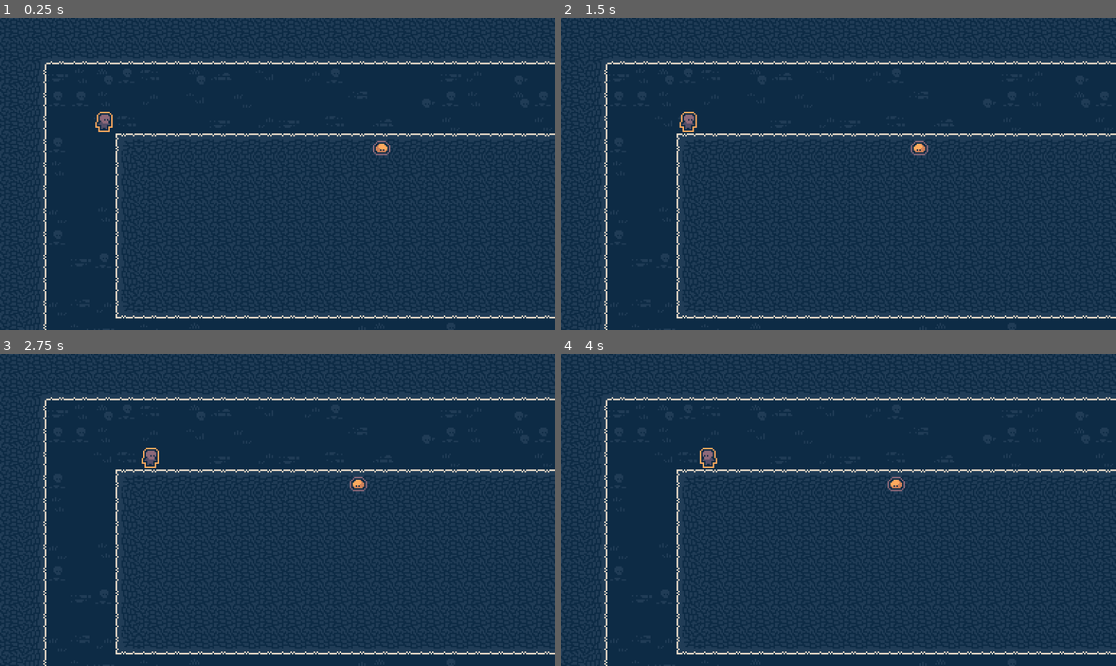
Above: before the commit, frames 1-4 (two rows, left to right).
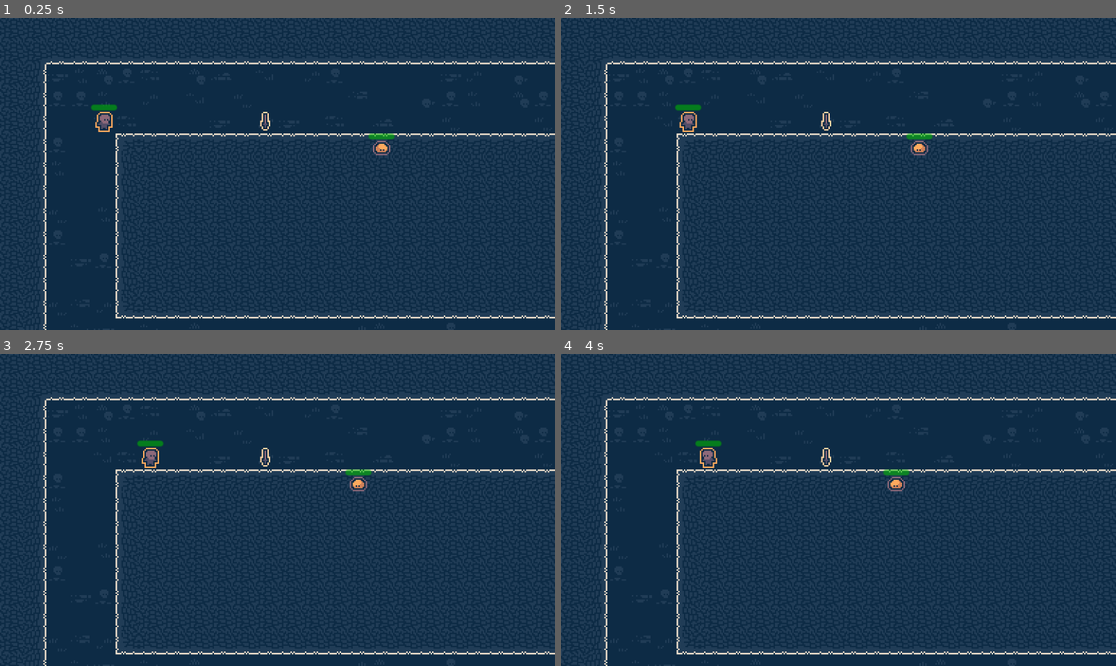
Above: after the commit, the same moments.

Repository: TheArespi/TreasureHunter
Game: Godot game, scene res://Scene/Rooms/Dungeon/dungeon.tscn
The game is run twice, just before and just after one commit, with the same random seed, the same clock (stepped at 60 frames per second) and the same inputs.
Inputs:
- Up to frame 1 (0.25 s): no input
- Up to frame 2 (1.5 s): tap Enter at 0.5 s; hold D (Right) 0.53-1.28 s; hold S (Down) from 1.28 s (still down)
- Up to frame 3 (2.75 s): tap Space at 2 s; release S (Down) at 2.03 s; hold D (Right) from 2.03 s (still down)
- Up to frame 4 (4 s): release D (Right) at 2.78 s; hold W (Up) 2.78-3.53 s; tap Enter at 3.5 s; hold A (Left) from 3.53 s (still down)

The runs differ from the first frame. In frame 1, 0.2% of the frame differs, in the area x 16-72%, y 27-39%; in frame 2, 0.2%; in frame 3, 0.2%; in frame 4, 0.2%, in the area x 24-63%, y 27-39%.

Commit message:
Implement Combat System with weapons

Diff:
--- /dev/null
+++ b/Scene/Components/CombatInformation/combat_information.gd
@@ -0,0 +1,9 @@
+extends Node
+
+@export var base_damage: int = 10
+@export var weapon: Weapon = null
+
+func calculate_damage():
+	if weapon != null:
+		return weapon.base_damage
+	return base_damage
--- /dev/null
+++ b/Scene/Components/CombatInformation/combat_information.tscn
@@ -0,0 +1,6 @@
+[gd_scene load_steps=2 format=3 uid="uid://qsijus5u6tt3"]
+
+[ext_resource type="Script" path="res://Scene/Components/CombatInformation/combat_information.gd" id="1_vd6vq"]
+
+[node name="CombatInformation" type="Node"]
+script = ExtResource("1_vd6vq")
--- a/Scene/Components/GridBasedMovement/grid_based_movement.gd
+++ b/Scene/Components/GridBasedMovement/grid_based_movement.gd
@@ -31,9 +31,13 @@
 	if !moving:
 		if get_owner().position.distance_to(target_position) > minimum_distance:
 			if facing_raycast.is_colliding():
+				if facing_raycast.get_collider().get_node("Interactable") != null:
+					var interactor = get_owner().get_node("EntityInformation").entity_name
+					var interacted = facing_raycast.get_collider().get_node("EntityInformation").entity_name
+					GlobalStuff.interaction.emit(interactor, interacted)
+
 				target_position = get_owner().position
 				stopped_moving.emit()
-				#if there is an interactable, interact
 			else:
 				moving = true
 				started_moving.emit()
@@ -62,7 +66,57 @@
 			target_position.y += tile_size
 			facing_raycast = south_raycast
 
-# will return an array of interactable or null [ NORTH, EAST, SOUTH, WEST ]
+# will return an array of entity name or "" [ NORTH, EAST, SOUTH, WEST ]
 func check_interactable():
-	var north_interactable = null
-	#TODO: make interactable component
+	var north_interactable = ""
+	var raycast_colliding = north_raycast.is_colliding()
+	var collider_has_interactable = north_raycast.get_collider().get_node("Interactable") != null
+	if raycast_colliding && collider_has_interactable:
+		north_interactable = north_raycast.get_collider().get_node("EntityInformation").entity_name
+
+	var east_interactable = ""
+	raycast_colliding = east_raycast.is_colliding()
+	collider_has_interactable = east_raycast.get_collider().get_node("Interactable") != null
+	if raycast_colliding && collider_has_interactable:
+		east_interactable = east_raycast.get_collider().get_node("EntityInformation").entity_name
+
+	var south_interactable = ""
+	raycast_colliding = south_raycast.is_colliding()
+	collider_has_interactable = south_raycast.get_collider().get_node("Interactable") != null
+	if raycast_colliding && collider_has_interactable:
+		south_interactable = south_raycast.get_collider().get_node("EntityInformation").entity_name
+
+	var west_interactable = ""
+	raycast_colliding = west_raycast.is_colliding()
+	collider_has_interactable = west_raycast.get_collider().get_node("Interactable") != null
+	if raycast_colliding && collider_has_interactable:
+		west_interactable = west_raycast.get_collider().get_node("EntityInformation").entity_name
+
+	return [north_interactable, east_interactable, south_interactable, west_interactable]
+
+func can_interact(direction: String):
+	var raycast_colliding: bool
+	var collider_has_interactable: bool
+
+	if direction == "north":
+		raycast_colliding = north_raycast.is_colliding()
+		collider_has_interactable = north_raycast.get_collider().get_node("Interactable") != null
+		if raycast_colliding && collider_has_interactable:
+			return true
+	elif direction == "east":
+		raycast_colliding = east_raycast.is_colliding()
+		collider_has_interactable = east_raycast.get_collider().get_node("Interactable") != null
+		if raycast_colliding && collider_has_interactable:
+			return true
+	elif direction == "south":
+		raycast_colliding = south_raycast.is_colliding()
+		collider_has_interactable = south_raycast.get_collider().get_node("Interactable") != null
+		if raycast_colliding && collider_has_interactable:
+			return true
+	elif direction == "west":
+		raycast_colliding = west_raycast.is_colliding()
+		collider_has_interactable = west_raycast.get_collider().get_node("Interactable") != null
+		if raycast_colliding && collider_has_interactable:
+			return true
+
+	return false
--- /dev/null
+++ b/Scene/Components/Health/health.gd
@@ -0,0 +1,24 @@
+extends Node2D
+
+@export var max_health: int = 100
+
+var current_health: int
+
+signal health_reached_zero
+
+func _ready():
+	$HealthBar.max_value = max_health
+	set_current_health(max_health)
+
+func set_current_health(value: int):
+	current_health = value
+	$HealthBar.value = value
+
+func damage(amount: int):
+	if amount > current_health:
+		current_health = 0
+
+	set_current_health(current_health - amount)
+
+	if current_health == 0:
+		health_reached_zero.emit()
--- /dev/null
+++ b/Scene/Components/Health/health.tscn
@@ -0,0 +1,22 @@
+[gd_scene load_steps=2 format=3 uid="uid://cqddavgwxy6te"]
+
+[ext_resource type="Script" path="res://Scene/Components/Health/health.gd" id="1_dmsd1"]
+
+[node name="Health" type="Node2D"]
+script = ExtResource("1_dmsd1")
+
+[node name="HealthBar" type="ProgressBar" parent="."]
+modulate = Color(0, 1, 0, 1)
+anchors_preset = 7
+anchor_left = 0.5
+anchor_top = 1.0
+anchor_right = 0.5
+anchor_bottom = 1.0
+offset_left = -9.0
+offset_top = -4.0
+offset_right = 9.0
+grow_horizontal = 2
+grow_vertical = 0
+step = 1.0
+value = 100.0
+show_percentage = false
--- /dev/null
+++ b/Scene/Components/Interactable/InteractableBehaviour/AcquirableInteraction/acquirable_interaction.gd
@@ -0,0 +1,7 @@
+extends Node
+
+signal acquired
+
+func interact(interactor: String, interacted: String):
+	if interactor == "Player":
+		acquired.emit()
--- /dev/null
+++ b/Scene/Components/Interactable/InteractableBehaviour/AcquirableInteraction/acquirable_interaction.tscn
@@ -0,0 +1,6 @@
+[gd_scene load_steps=2 format=3 uid="uid://cdp7mv8y3sa1v"]
+
+[ext_resource type="Script" path="res://Scene/Components/Interactable/InteractableBehaviour/AcquirableInteraction/acquirable_interaction.gd" id="1_sgqfv"]
+
+[node name="AcquirableInteraction" type="Node"]
+script = ExtResource("1_sgqfv")
--- /dev/null
+++ b/Scene/Components/Interactable/InteractableBehaviour/DamageableInteraction/damageable_interaction.gd
@@ -0,0 +1,15 @@
+extends Node
+
+@export var health = Node
+@export var combat_information = Node
+
+func interact(interactor: String, interacted: String):
+	if interactor == "Player":
+		health.damage(GlobalStuff.entities[interactor].get_node("CombatInformation").calculate_damage())
+	if interactor != "Player" and interacted == "Player":
+		health.damage(GlobalStuff.entities[interactor].get_node("CombatInformation").calculate_damage())
+
+	var weapon_used = "fist"
+	if combat_information.weapon != null:
+		weapon_used = GlobalStuff.entities[interactor].get_node("CombatInformation").weapon.title
+	print(interactor, " attacked ", interacted, " using ", weapon_used, " inflicting ", combat_information.calculate_damage(), " damage")
--- /dev/null
+++ b/Scene/Components/Interactable/InteractableBehaviour/DamageableInteraction/damageable_interaction.tscn
@@ -0,0 +1,6 @@
+[gd_scene load_steps=2 format=3 uid="uid://bfyu6db0t413n"]
+
+[ext_resource type="Script" path="res://Scene/Components/Interactable/InteractableBehaviour/DamageableInteraction/damageable_interaction.gd" id="1_yieeo"]
+
+[node name="DamageableInteraction" type="Node"]
+script = ExtResource("1_yieeo")
--- /dev/null
+++ b/Scene/Components/Interactable/interactable.gd
@@ -0,0 +1,13 @@
+extends Node
+
+func _ready():
+	GlobalStuff.interaction.connect(interaction_happened)
+
+func interaction_happened(interactor: String, interacted: String):
+	if get_owner().get_node("EntityInformation").entity_name != interacted:
+		return
+
+	print(interactor, " interacted with ", interacted)
+
+	for interaction_behaviour in get_children():
+		interaction_behaviour.interact(interactor, interacted)
--- /dev/null
+++ b/Scene/Components/Interactable/interactable.tscn
@@ -0,0 +1,6 @@
+[gd_scene load_steps=2 format=3 uid="uid://b6pdska54fyc5"]
+
+[ext_resource type="Script" path="res://Scene/Components/Interactable/interactable.gd" id="1_igdg6"]
+
+[node name="Interactable" type="Node"]
+script = ExtResource("1_igdg6")
--- /dev/null
+++ b/Scene/Components/Mortality/mortality.gd
@@ -0,0 +1,11 @@
+extends Node
+
+@export var health: Node
+@export var entity_info: Node
+
+func _ready():
+	health.health_reached_zero.connect(health_reached_zero)
+
+func health_reached_zero():
+	GlobalStuff.death.emit(entity_info.entity_name)
+	get_owner().queue_free()
--- /dev/null
+++ b/Scene/Components/Mortality/mortality.tscn
@@ -0,0 +1,6 @@
+[gd_scene load_steps=2 format=3 uid="uid://b55ri6rnlx7st"]
+
+[ext_resource type="Script" path="res://Scene/Components/Mortality/mortality.gd" id="1_bnlrk"]
+
+[node name="Mortality" type="Node"]
+script = ExtResource("1_bnlrk")
--- a/Scene/Components/TurnBasedEntity/turn_based_entity.gd
+++ b/Scene/Components/TurnBasedEntity/turn_based_entity.gd
@@ -7,7 +7,6 @@
 	GlobalStuff.end_turn.connect(entity_turn_end)
 
 func entity_turn_start(entity: String):
-	print("turn start")
 	if entity == get_owner().get_node("EntityInformation").entity_name:
 		current_turn = true
 		print(get_owner().get_node("EntityInformation").entity_name, " is starting")
--- a/Scene/Entities/Player/player.gd
+++ b/Scene/Entities/Player/player.gd
@@ -10,6 +10,9 @@
 	$Camera2D.limit_right = map_limit.end.x * map_cellsize.x
 	$Camera2D.limit_top = map_limit.position.y * map_cellsize.y
 	$Camera2D.limit_bottom = map_limit.end.y * map_cellsize.y
+
+	GlobalStuff.equip.connect(equip)
+	GlobalStuff.addEntity($EntityInformation.entity_name, self)
 
 func _process(_delta):
 	if !$TurnBasedEntity.current_turn:
@@ -28,3 +31,6 @@
 func _on_grid_based_movement_stopped_moving():
 	GlobalStuff.update_player_position.emit(position)
 	GlobalStuff.end_turn.emit($EntityInformation.entity_name)
+
+func equip(equipper: String, weapon: Weapon):
+	$CombatInformation.weapon = weapon
--- a/Scene/Entities/Player/player.tscn
+++ b/Scene/Entities/Player/player.tscn
@@ -1,10 +1,14 @@
-[gd_scene load_steps=7 format=3 uid="uid://2tdu77n7rksx"]
+[gd_scene load_steps=11 format=3 uid="uid://2tdu77n7rksx"]
 
 [ext_resource type="Script" path="res://Scene/Entities/Player/player.gd" id="1_dpy80"]
 [ext_resource type="Texture2D" uid="uid://b1b4s25ko2566" path="res://Sprites/DungeonEntities.png" id="1_tebma"]
 [ext_resource type="PackedScene" uid="uid://utrb6m7iolot" path="res://Scene/Components/EntityInformation/entity_information.tscn" id="2_lkv3s"]
 [ext_resource type="PackedScene" uid="uid://b8nolpe8tjujg" path="res://Scene/Components/GridBasedMovement/grid_based_movement.tscn" id="2_t5d26"]
 [ext_resource type="PackedScene" uid="uid://0ct7qo0h215b" path="res://Scene/Components/TurnBasedEntity/turn_based_entity.tscn" id="5_sacmw"]
+[ext_resource type="PackedScene" uid="uid://b6pdska54fyc5" path="res://Scene/Components/Interactable/interactable.tscn" id="6_qpmgy"]
+[ext_resource type="PackedScene" uid="uid://bfyu6db0t413n" path="res://Scene/Components/Interactable/InteractableBehaviour/DamageableInteraction/damageable_interaction.tscn" id="7_rg3cp"]
+[ext_resource type="PackedScene" uid="uid://cqddavgwxy6te" path="res://Scene/Components/Health/health.tscn" id="7_vk0bv"]
+[ext_resource type="PackedScene" uid="uid://qsijus5u6tt3" path="res://Scene/Components/CombatInformation/combat_information.tscn" id="9_tao1x"]
 
 [sub_resource type="RectangleShape2D" id="RectangleShape2D_71e5l"]
 size = Vector2(12, 14)
@@ -53,4 +57,15 @@
 
 [node name="TurnBasedEntity" parent="." instance=ExtResource("5_sacmw")]
 
+[node name="Interactable" parent="." instance=ExtResource("6_qpmgy")]
+
+[node name="DamageableInteraction" parent="Interactable" node_paths=PackedStringArray("health", "combat_information") instance=ExtResource("7_rg3cp")]
+health = NodePath("../../Health")
+combat_information = NodePath("../../CombatInformation")
+
+[node name="Health" parent="." instance=ExtResource("7_vk0bv")]
+position = Vector2(0, -8)
+
+[node name="CombatInformation" parent="." instance=ExtResource("9_tao1x")]
+
 [connection signal="stopped_moving" from="GridBasedMovement" to="." method="_on_grid_based_movement_stopped_moving"]
--- a/Scene/Entities/Slime/slime.gd
+++ b/Scene/Entities/Slime/slime.gd
@@ -1,28 +1,37 @@
 extends Area2D
 
 var current_target_position: Vector2 = Vector2.ZERO
+var picked_where_to_move: bool = false
 
 func _ready():
 	GlobalStuff.update_player_position.connect(player_position_updated)
+	GlobalStuff.addEntity($EntityInformation.entity_name, self)
 
 func _process(_delta):
 	if $TurnBasedEntity.current_turn:
 		var x_diff: float = position.x - current_target_position.x
 		var y_diff: float = position.y - current_target_position.y
 
-		if abs(x_diff) > abs(y_diff):
-			if x_diff < 0:
-				$GridBasedMovement.move("Right")
+		if !picked_where_to_move:
+			if abs(x_diff) > abs(y_diff):
+				if x_diff < 0:
+					print($EntityInformation.entity_name, " is going right")
+					$GridBasedMovement.move("Right")
+				else:
+					print($EntityInformation.entity_name, " is going left")
+					$GridBasedMovement.move("Left")
 			else:
-				$GridBasedMovement.move("Left")
-		else:
-			if y_diff < 0:
-				$GridBasedMovement.move("Down")
-			else:
-				$GridBasedMovement.move("Up")
+				if y_diff < 0:
+					print($EntityInformation.entity_name, " is going down")
+					$GridBasedMovement.move("Down")
+				else:
+					print($EntityInformation.entity_name, " is going up")
+					$GridBasedMovement.move("Up")
+			picked_where_to_move = true
 
 func player_position_updated(current_position: Vector2):
 	current_target_position = current_position
 
 func _on_grid_based_movement_stopped_moving():
 	GlobalStuff.end_turn.emit($EntityInformation.entity_name)
+	picked_where_to_move = false
--- a/Scene/Entities/Slime/slime.tscn
+++ b/Scene/Entities/Slime/slime.tscn
@@ -1,10 +1,16 @@
-[gd_scene load_steps=7 format=3 uid="uid://0hh7g7ukk0k8"]
+[gd_scene load_steps=13 format=3 uid="uid://0hh7g7ukk0k8"]
 
 [ext_resource type="Script" path="res://Scene/Entities/Slime/slime.gd" id="1_phfju"]
 [ext_resource type="Texture2D" uid="uid://b1b4s25ko2566" path="res://Sprites/DungeonEntities.png" id="1_sil0u"]
 [ext_resource type="PackedScene" uid="uid://utrb6m7iolot" path="res://Scene/Components/EntityInformation/entity_information.tscn" id="2_7u77i"]
 [ext_resource type="PackedScene" uid="uid://b8nolpe8tjujg" path="res://Scene/Components/GridBasedMovement/grid_based_movement.tscn" id="3_daonm"]
 [ext_resource type="PackedScene" uid="uid://0ct7qo0h215b" path="res://Scene/Components/TurnBasedEntity/turn_based_entity.tscn" id="4_40u4v"]
+[ext_resource type="PackedScene" uid="uid://b6pdska54fyc5" path="res://Scene/Components/Interactable/interactable.tscn" id="6_58tid"]
+[ext_resource type="PackedScene" uid="uid://bfyu6db0t413n" path="res://Scene/Components/Interactable/InteractableBehaviour/DamageableInteraction/damageable_interaction.tscn" id="7_1fb5e"]
+[ext_resource type="PackedScene" uid="uid://cqddavgwxy6te" path="res://Scene/Components/Health/health.tscn" id="8_1ttyu"]
+[ext_resource type="PackedScene" uid="uid://b55ri6rnlx7st" path="res://Scene/Components/Mortality/mortality.tscn" id="9_cqnjf"]
+[ext_resource type="PackedScene" uid="uid://qsijus5u6tt3" path="res://Scene/Components/CombatInformation/combat_information.tscn" id="10_kfuwu"]
+[ext_resource type="Resource" uid="uid://c2o1xub72mmgb" path="res://Scene/Scripts/Resources/Weapons/slime_body.tres" id="11_tdci3"]
 
 [sub_resource type="RectangleShape2D" id="RectangleShape2D_ccitp"]
 size = Vector2(12, 10)
@@ -51,4 +57,20 @@
 
 [node name="TurnBasedEntity" parent="." instance=ExtResource("4_40u4v")]
 
+[node name="Interactable" parent="." instance=ExtResource("6_58tid")]
+
+[node name="DamageableInteraction" parent="Interactable" node_paths=PackedStringArray("health", "combat_information") instance=ExtResource("7_1fb5e")]
+health = NodePath("../../Health")
+combat_information = NodePath("../../CombatInformation")
+
+[node name="Health" parent="." instance=ExtResource("8_1ttyu")]
+position = Vector2(0, -4)
+
+[node name="Mortality" parent="." node_paths=PackedStringArray("health", "entity_info") instance=ExtResource("9_cqnjf")]
+health = NodePath("../Health")
+entity_info = NodePath("../EntityInformation")
+
+[node name="CombatInformation" parent="." instance=ExtResource("10_kfuwu")]
+weapon = ExtResource("11_tdci3")
+
 [connection signal="stopped_moving" from="GridBasedMovement" to="." method="_on_grid_based_movement_stopped_moving"]
--- /dev/null
+++ b/Scene/Entities/Sword/sword.gd
@@ -0,0 +1,11 @@
+extends Area2D
+
+@export var weapon_resource: Weapon
+
+func _ready():
+	position = position.snapped(Vector2.ONE * 16)
+	position += Vector2.ONE * 16 / 2
+
+func _on_acquirable_interaction_acquired():
+	GlobalStuff.equip.emit("Player", weapon_resource)
+	queue_free()
--- /dev/null
+++ b/Scene/Entities/Sword/sword.tscn
@@ -0,0 +1,34 @@
+[gd_scene load_steps=8 format=3 uid="uid://b1gdpcanrhfp1"]
+
+[ext_resource type="Script" path="res://Scene/Entities/Sword/sword.gd" id="1_mfix1"]
+[ext_resource type="Resource" uid="uid://bu3q67y1gg28d" path="res://Scene/Scripts/Resources/Weapons/sword.tres" id="2_mdq7a"]
+[ext_resource type="Texture2D" uid="uid://b1b4s25ko2566" path="res://Sprites/DungeonEntities.png" id="2_we056"]
+[ext_resource type="PackedScene" uid="uid://b6pdska54fyc5" path="res://Scene/Components/Interactable/interactable.tscn" id="3_me1h1"]
+[ext_resource type="PackedScene" uid="uid://cdp7mv8y3sa1v" path="res://Scene/Components/Interactable/InteractableBehaviour/AcquirableInteraction/acquirable_interaction.tscn" id="4_kvvk1"]
+[ext_resource type="PackedScene" uid="uid://utrb6m7iolot" path="res://Scene/Components/EntityInformation/entity_information.tscn" id="5_prq0n"]
+
+[sub_resource type="RectangleShape2D" id="RectangleShape2D_bsx41"]
+size = Vector2(7, 13)
+
+[node name="Sword" type="Area2D"]
+script = ExtResource("1_mfix1")
+weapon_resource = ExtResource("2_mdq7a")
+
+[node name="Sprite2D" type="Sprite2D" parent="."]
+texture_filter = 1
+texture = ExtResource("2_we056")
+region_enabled = true
+region_rect = Rect2(0, 16, 16, 16)
+
+[node name="CollisionShape2D" type="CollisionShape2D" parent="."]
+position = Vector2(-0.5, -0.5)
+shape = SubResource("RectangleShape2D_bsx41")
+
+[node name="EntityInformation" parent="." instance=ExtResource("5_prq0n")]
+entity_name = "Sword"
+
+[node name="Interactable" parent="." instance=ExtResource("3_me1h1")]
+
+[node name="AcquirableInteraction" parent="Interactable" instance=ExtResource("4_kvvk1")]
+
+[connection signal="acquired" from="Interactable/AcquirableInteraction" to="." method="_on_acquirable_interaction_acquired"]
--- a/Scene/Rooms/Dungeon/dungeon.gd
+++ b/Scene/Rooms/Dungeon/dungeon.gd
@@ -9,6 +9,7 @@
 func _ready():
 	turn_queue.insert(0, $Player.get_node("EntityInformation").entity_name)
 	GlobalStuff.end_turn.connect(current_turn_stop)
+	GlobalStuff.death.connect(death)
 	next_turn()
 
 func _process(_delta):
@@ -29,3 +30,9 @@
 func _on_mob_spawner_mob_spawning_done():
 	for mob in $MobSpawner.get_children():
 		turn_queue.append(mob.get_node("EntityInformation").entity_name)
+
+func death(name: String):
+	turn_queue.erase(name)
+
+	if current_turn == name:
+		next_turn()
--- a/Scene/Rooms/Dungeon/dungeon.tscn
+++ b/Scene/Rooms/Dungeon/dungeon.tscn
@@ -1,10 +1,11 @@
-[gd_scene load_steps=8 format=3 uid="uid://d322isvml3ao5"]
+[gd_scene load_steps=9 format=3 uid="uid://d322isvml3ao5"]
 
 [ext_resource type="PackedScene" uid="uid://2tdu77n7rksx" path="res://Scene/Entities/Player/player.tscn" id="1_4c2j2"]
 [ext_resource type="Script" path="res://Scene/Rooms/Dungeon/dungeon.gd" id="1_lo507"]
 [ext_resource type="Texture2D" uid="uid://bmkubjyyd7tna" path="res://Sprites/DungeonTiles.png" id="2_jaqm7"]
 [ext_resource type="PackedScene" uid="uid://oy7n40i13nlq" path="res://Scene/Entities/MobSpawner/mob_spawner.tscn" id="4_s0pql"]
 [ext_resource type="PackedScene" uid="uid://0hh7g7ukk0k8" path="res://Scene/Entities/Slime/slime.tscn" id="5_dgy2s"]
+[ext_resource type="PackedScene" uid="uid://b1gdpcanrhfp1" path="res://Scene/Entities/Sword/sword.tscn" id="6_38x4r"]
 
 [sub_resource type="TileSetAtlasSource" id="TileSetAtlasSource_f5wry"]
 texture = ExtResource("2_jaqm7")
@@ -101,4 +102,7 @@
 tilemap = NodePath("../TileMap")
 mob_obj = ExtResource("5_dgy2s")
 
+[node name="Sword" parent="." instance=ExtResource("6_38x4r")]
+position = Vector2(182, 69)
+
 [connection signal="mob_spawning_done" from="MobSpawner" to="." method="_on_mob_spawner_mob_spawning_done"]
--- /dev/null
+++ b/Scene/Scripts/Resources/Weapons/slime_body.tres
@@ -0,0 +1,8 @@
+[gd_resource type="Resource" script_class="Weapon" load_steps=2 format=3 uid="uid://c2o1xub72mmgb"]
+
+[ext_resource type="Script" path="res://Scene/Scripts/weapon.gd" id="1_7qrn3"]
+
+[resource]
+script = ExtResource("1_7qrn3")
+title = "Slime slam"
+base_damage = 10
--- /dev/null
+++ b/Scene/Scripts/Resources/Weapons/sword.tres
@@ -0,0 +1,8 @@
+[gd_resource type="Resource" script_class="Weapon" load_steps=2 format=3 uid="uid://bu3q67y1gg28d"]
+
+[ext_resource type="Script" path="res://Scene/Scripts/weapon.gd" id="1_s3sks"]
+
+[resource]
+script = ExtResource("1_s3sks")
+title = "Sword"
+base_damage = 25
--- a/Scene/Scripts/global_stuff.gd
+++ b/Scene/Scripts/global_stuff.gd
@@ -1,4 +1,6 @@
 extends Node
+
+var entities= {}
 
 signal interaction(interactor: String, interacted: String)
 
@@ -6,3 +8,11 @@
 signal end_turn(name: String)
 
 signal update_player_position(current_position: Vector2)
+
+signal death(name: String)
+
+signal equip(equiper: String, weapon: Weapon)
+
+func addEntity(entity_name: String, entity: Node):
+	entities[entity_name] = entity
+	print("Entities updated: ", entities)
--- /dev/null
+++ b/Scene/Scripts/weapon.gd
@@ -0,0 +1,5 @@
+extends Resource
+class_name Weapon
+
+@export var title: String
+@export var base_damage: int
